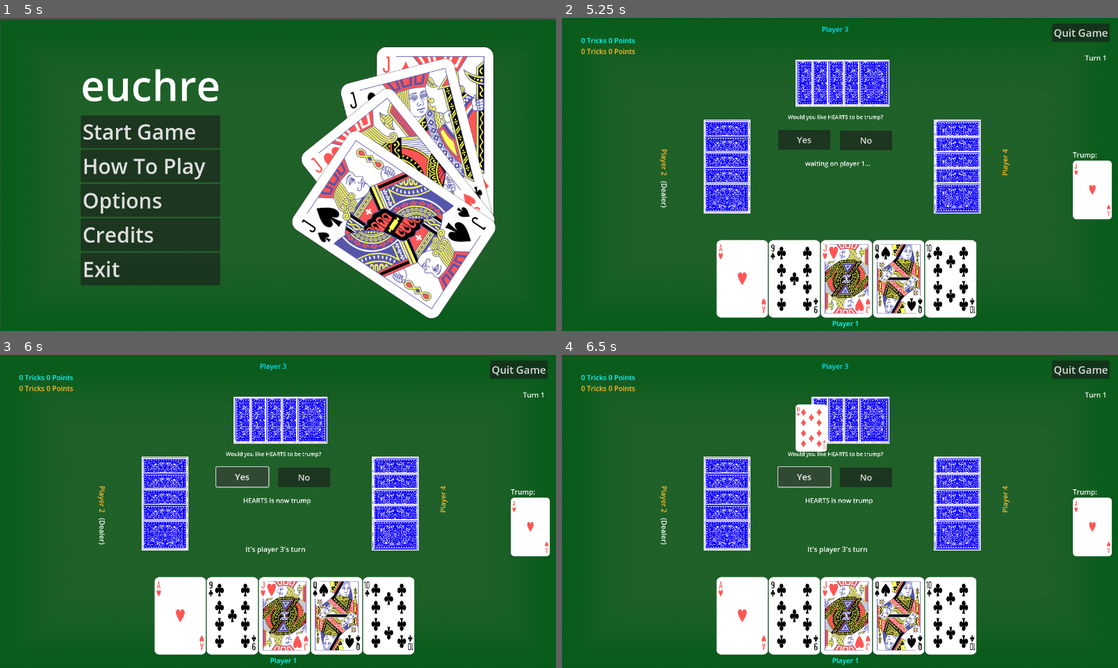
Above: before the commit, frames 1-4 (two rows, left to right).
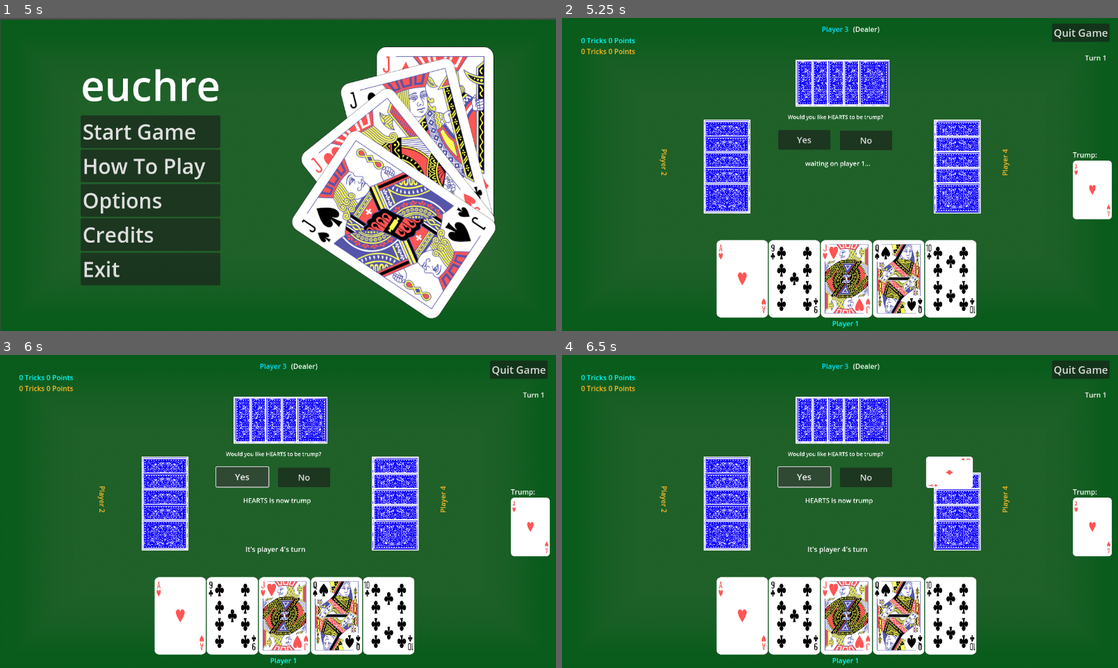
Above: after the commit, the same moments.

Repository: rayaboutany/Euchre
Game: Godot game, scene res://scenes/mainmenu.tscn
Two runs of this game, one before a commit and one after it. Both use one fixed random seed, a clock stepped at 60 frames per second and the inputs below.
Inputs:
- Up to frame 1 (5 s): click "How To Play" at 0.5 s; click "Back" at 1.25 s; click "Options" at 2 s; click "Back" at 2.75 s; click "Credits" at 3.5 s; click "Back" at 4.25 s
- Up to frame 2 (5.25 s): click "Start Game" at 5 s
- Up to frame 3 (6 s): click "Yes" at 5.75 s
- Up to frame 4 (6.5 s): no input

Frame 1 is identical in both runs. In frame 2, 0.1% of the frame differs, in the area x 17-58%, y 2-61%; in frame 3, 0.1%; in frame 4, 1.8%, in the area x 17-76%, y 2-63%.

Commit message:
fixed out of order bots

Diff:
--- a/scenes/Label3.gd
+++ b/scenes/Label3.gd
@@ -43,6 +43,3 @@
 	print("turn: "+str(turn) )
 	if turn == 1:
 		global.tablePlayCard.emit(card)
-		turn = 2
-		set_text("It's player "+ str(turn) + "'s turn")
-		print("new turn " + str(turn))
--- a/scripts/table.gd
+++ b/scripts/table.gd
@@ -23,7 +23,7 @@
 var oppTricks = 0
 var teamScore = 0
 var oppScore = 0
-var dealer = 1 #int(rng.randf_range(1,4))
+var dealer = 2 #int(rng.randf_range(1,4))
 
 #question: Attackers (Trump Selector) & Defenders Logic for Scoring?
 #question 2: Scoring for going alone? (Maybe Future)
@@ -137,6 +137,7 @@
 		hand[cardsDrawn].player = playerName
 		#print(hand[cardsDrawn].player)
 		cardsDrawn += 1
+	print(str(hand))
 
 #prints out hand information and if it's the player's hand, displays the cards in the scene
 func showHand(hand):
@@ -310,8 +311,13 @@
 				playerHand[i] = null
 	#print("Current Trick: "+str(currentTrick))
 	checkEndOfTrick()
-	await get_tree().create_timer(1.0).timeout
-	playBotCard("bot1")
+	if (!checkForWin()):
+		await get_tree().create_timer(1.0).timeout
+	#	print("nP oCP -> bot1")
+		#global.nextPlayer.emit()
+		global.setPlayer.emit(2)
+	#	print("telling bot1 to play")
+		playBotCard("bot1")
 
 #if all cards are played, begins card evaluation
 func checkEndOfTrick():
@@ -330,7 +336,7 @@
 			currentTrick[i] = null
 		$trickScoreContainer/teamContainer/teamTricks.text = (str(teamTricks) + " Tricks")
 		$trickScoreContainer/oppContainer/oppTricks.text = (str(oppTricks) + " Tricks")
-		checkForWin()
+		#checkForWin()
 
 
 #here is where calc functions will be called
@@ -377,27 +383,36 @@
 			global.goto_scene("res://scenes/lose.tscn")
 		#resetting trickCount
 		trickCount = 1
+	#	print("cFW win")
 		_ready()
+		return true
+	else:
+	#	print ("cFW no win")
+		return false
 
 #playing cards for bots
 func playBotCard(player):
-	print (player + " playing")
+	#print (player + " playing")
 	var hand
 	var cardShift
 	var nextPlayer
+	var nextTurn
 	match (player):
 		"bot1":
 			hand = bot1Hand
 			#remove 'nextplayer' shit, add match case for control5/label3/turn or smth in checkEndOfTrick
 			nextPlayer = "bot2"
+			nextTurn = 3
 			cardShift = Vector2(20,0)
 		"bot2":
 			hand = bot2Hand
 			nextPlayer = "bot3"
+			nextTurn = 4
 			cardShift = Vector2(0,20)
 		"bot3":
 			hand = bot3Hand
 			nextPlayer = "player"
+			nextTurn = 1
 			cardShift = Vector2(-20,0)
 	for i in 5:
 		if hand[i] != null:
@@ -414,11 +429,16 @@
 			hand[i] = null
 			break
 	#print(currentTrick)
-	checkEndOfTrick()
+	await checkEndOfTrick()
 	#maybe do this with a signal instead
-	await get_tree().create_timer(1.0).timeout
-	print("nP pBC " + player + " -> " + nextPlayer)
-	global.nextPlayer.emit() #<- FUCKS NEW HAND TURN NUMBER !!
-	if (nextPlayer != "player"):
-		print("telling " + nextPlayer + " to play")
-		playBotCard(nextPlayer)
+	#print(player + " checking for win")
+	if (!checkForWin()):
+	#	print(player + " no win")
+		await get_tree().create_timer(1.0).timeout
+	#	print("nP pBC " + player + " -> " + nextPlayer)
+		#global.nextPlayer.emit() #<- FUCKS NEW HAND TURN NUMBER !! (maybe?! idfk man)
+		global.setPlayer.emit(nextTurn)
+		if (nextPlayer != "player"):
+	#		print("telling " + nextPlayer + " to play")
+			playBotCard(nextPlayer)
+	#else: print(player + " win")
